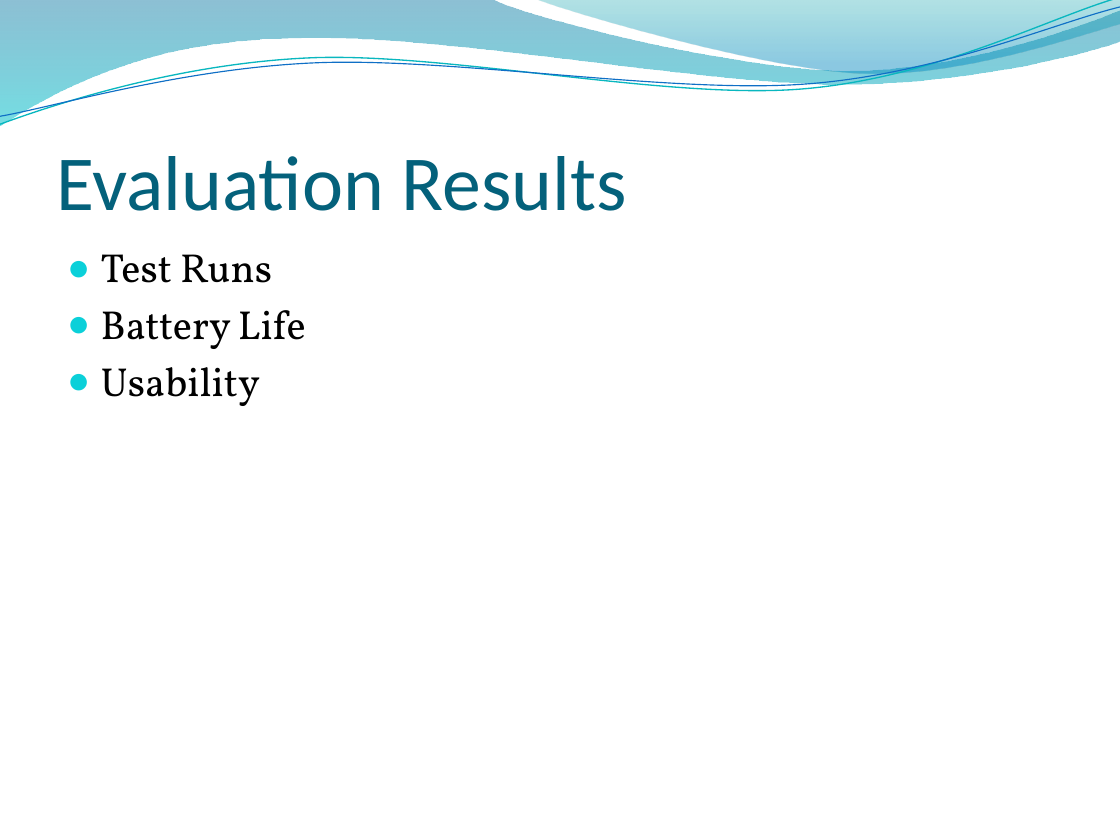
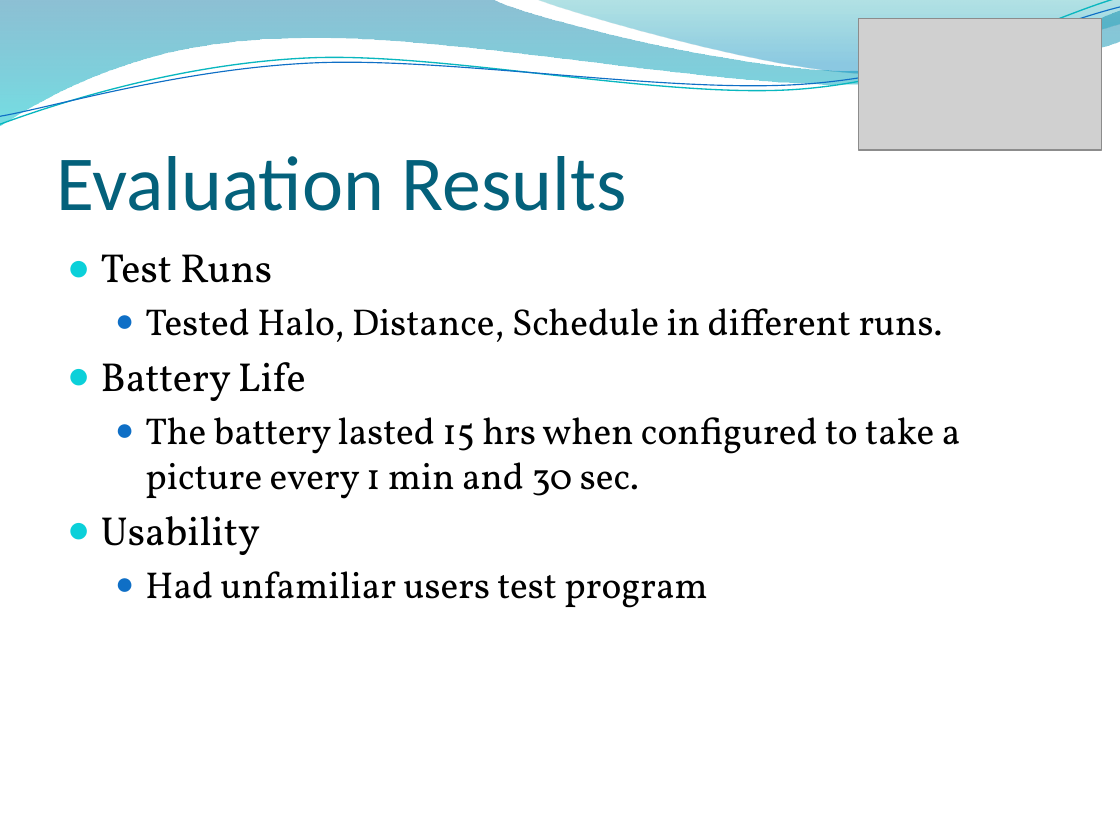
Before and after one commit to tasbal/cpsc483, a slide deck: slide 20 of MISC/Final Presentation.pptx. Drawn at 1120x840 pixels with LibreOffice and Linux fonts; fonts in the diff are those of the drawing; grey boxes stand for pictures; background and template pictures are left out. Boxes give left, top, right and bottom in pixels: in the first picture for what was removed or moved away, otherwise in the second. Text is boxed around its words. In the diff, an @@ line names an element or a change of style, - is before the commit and + after.

```diff
--- a/MISC/Final Presentation.pptx
+++ b/MISC/Final Presentation.pptx
@@ picture added at box(859, 19, 1102, 150) @@
@@ text at box(145, 308, 943, 342): paragraph added @@
+  ● Tested Halo, Distance, Schedule in different runs.
@@ text at box(145, 417, 961, 499): paragraph added @@
+  ● The battery lasted 15 hrs when configured to take a picture every 1 min and 30 sec.
@@ text at box(145, 571, 707, 608): paragraph added @@
+  ● Had unfamiliar users test program
```
Also in this commit, not shown: 18 other slides changed, 2 other files.
